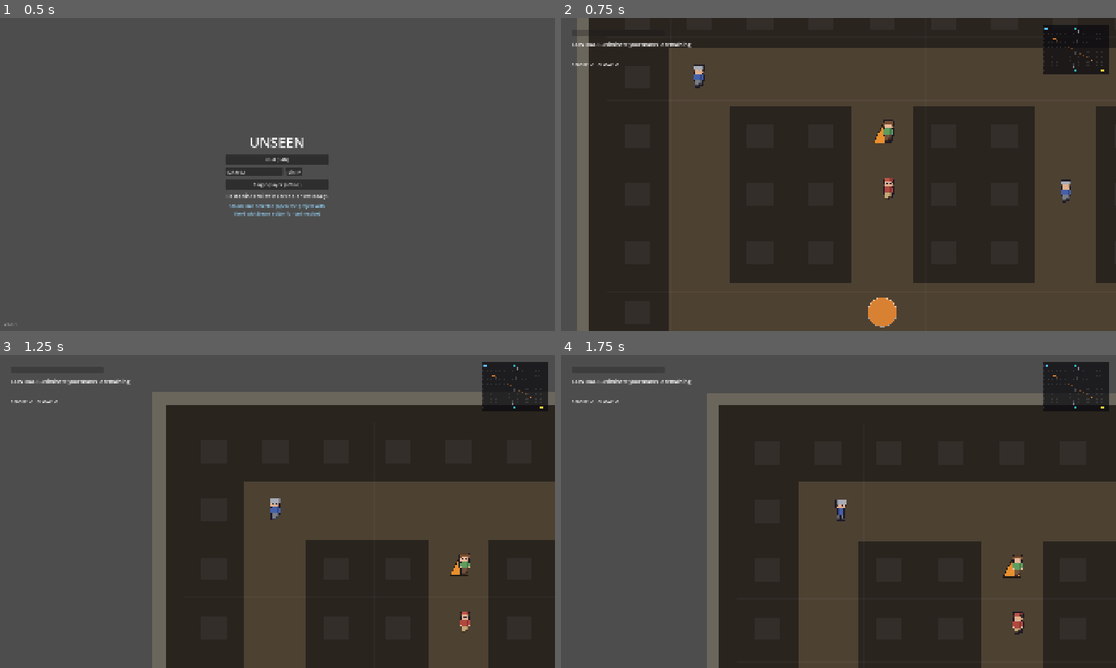
Above: before the commit, frames 1-4 (two rows, left to right).
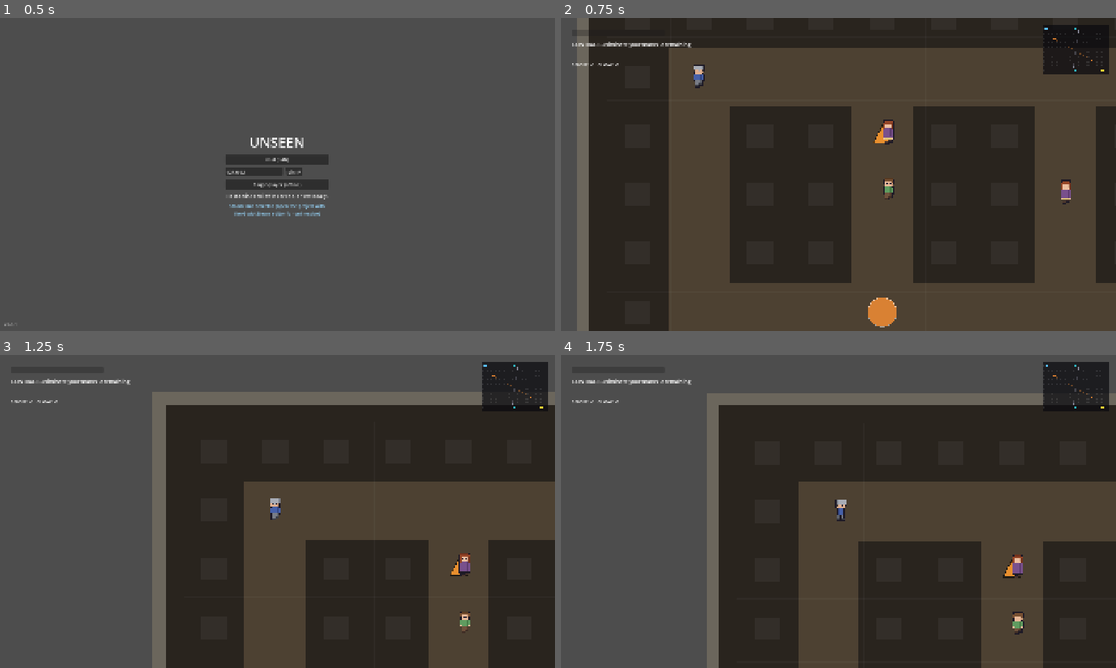
Above: after the commit, the same moments.

Repository: Isidore94/Unseen
Game: Godot game, scene res://scenes/main_menu.tscn
Same seed, same stepped clock (60 frames per second), same inputs: the game is played once before the commit and once after it.
Inputs:
- Up to frame 1 (0.5 s): no input
- Up to frame 2 (0.75 s): click "Single-player (offline)" at 0.5 s
- Up to frame 3 (1.25 s): no input
- Up to frame 4 (1.75 s): tap Enter at 1.25 s; hold D (move_right) from 1.28 s (still down); tap Space (action_primary) at 1.35 s

Frame 1 is identical in both runs. In frame 2, 0.3% of the frame differs, in the area x 58-92%, y 32-60%; in frame 3, 0.2%; in frame 4, 0.2%.
Error in both runs: Cannot call method 'add_theme_stylebox_override' on a null value. (res://scripts/hud.gd:22)

Commit message:
Phase 8.3: NPC crowd on the shared rig with randomized loadouts
Offline NPCs now build a randomized Loadout across all four rig layers (body/outfit/
head/weapon) from the global cosmetic pool and apply it via apply_loadout, so the crowd
varies beyond just the body. The pool comes from CosmeticRegistry.npc_pool_by_slot()
— that's the documented config hook for lobby-sourced cosmetics later (§4), so the
spawner won't change when that lands. Online NPCs read a host-assigned loadout_payload
(wired on the host next) and fall back to the legacy body index when absent.

COSMETIC_SYSTEM_SPEC.md §4.

Co-Authored-By: Claude Opus 4.8 <noreply@anthropic.com>
Claude-Session: https://claude.ai/code/session_01JX93Pd9zWah56a4JdJSh19

Diff:
--- a/scripts/npc.gd
+++ b/scripts/npc.gd
@@ -36,8 +36,14 @@
 ## Offline play leaves this false and the NPC behaves exactly as before.
 @export var network_controlled: bool = false
 ## (Online) Which sprite sheet (0-4) this NPC wears. The host assigns it so the crowd
-## looks identical on every screen.
+## looks identical on every screen. Kept for back-compat; the full look now travels as
+## `loadout_payload` below (which supersedes this when present).
 @export var appearance_index: int = 0
+
+## (Online) The compact cosmetic loadout the HOST assigned to this NPC, replicated to
+## clients in the spawn data so the whole crowd looks identical on every screen (§5).
+## Empty offline — each NPC then randomises its own look locally. Ids only, no textures.
+@export var loadout_payload: Dictionary = {}
 
 # === wander behaviour ======================================================
 ## When true this NPC CROSSES the map (long paths, spawns at an edge); when false it's
@@ -97,6 +103,11 @@
 		_setup_network_role()
 		return
 
+	# OFFLINE crowd: give this NPC a randomised look across ALL four rig layers (body +
+	# outfit + head + weapon) drawn from the global cosmetic pool (§4), so no NPC is
+	# guaranteed to mirror any one player's exact outfit. (Online assigns this on the host.)
+	_assign_random_loadout()
+
 	# Marks don't wander; the crowd does. The navigation mesh isn't registered on
 	# the very first frame, so we defer the first destination pick a frame.
 	if can_wander:
@@ -106,9 +117,14 @@
 # Online setup, run on every machine. The host keeps simulating; clients freeze the
 # local AI and let the position replicator drive the body. (MULTIPLAYER_PLAN.md §2.)
 func _setup_network_role() -> void:
-	# Wear the sheet the host assigned (sent identically to every peer at spawn).
+	# Wear what the host assigned (sent identically to every peer at spawn). Prefer the
+	# full loadout (all four layers); fall back to the legacy body-only index if none.
 	var visual := get_node_or_null("CharacterVisual")
-	if visual != null and visual.has_method("set_appearance"):
+	if visual == null:
+		return
+	if not loadout_payload.is_empty() and visual.has_method("apply_loadout"):
+		visual.call("apply_loadout", Loadout.from_payload(loadout_payload))
+	elif visual.has_method("set_appearance"):
 		visual.call("set_appearance", appearance_index)
 
 	# Start the follow/publish target at our spawn position so nothing lurches on frame 1.
@@ -139,6 +155,22 @@
 	add_child(synchronizer)
 
 
+# Build a randomised loadout from the global cosmetic pool and wear it. Used by offline
+# NPCs (and reusable by the host online). The pool comes from CosmeticRegistry — the
+# CONFIG HOOK for "lobby players' cosmetics later" lives there (§4), so this spawner
+# never needs to change when that arrives. Guarded so a missing registry can't break
+# the crowd (it just falls back to the visual's own body-only randomiser).
+func _assign_random_loadout() -> void:
+	var visual := get_node_or_null("CharacterVisual")
+	if visual == null or not visual.has_method("apply_loadout"):
+		return
+	var reg := get_node_or_null("/root/CosmeticRegistry")
+	if reg == null or not reg.has_method("npc_pool_by_slot"):
+		return
+	var loadout := Loadout.randomized(reg.call("npc_pool_by_slot"))
+	visual.call("apply_loadout", loadout)
+
+
 # Called by the player's KillComponent when this NPC is a valid (marked) target.
 func die() -> void:
 	if _dead:
